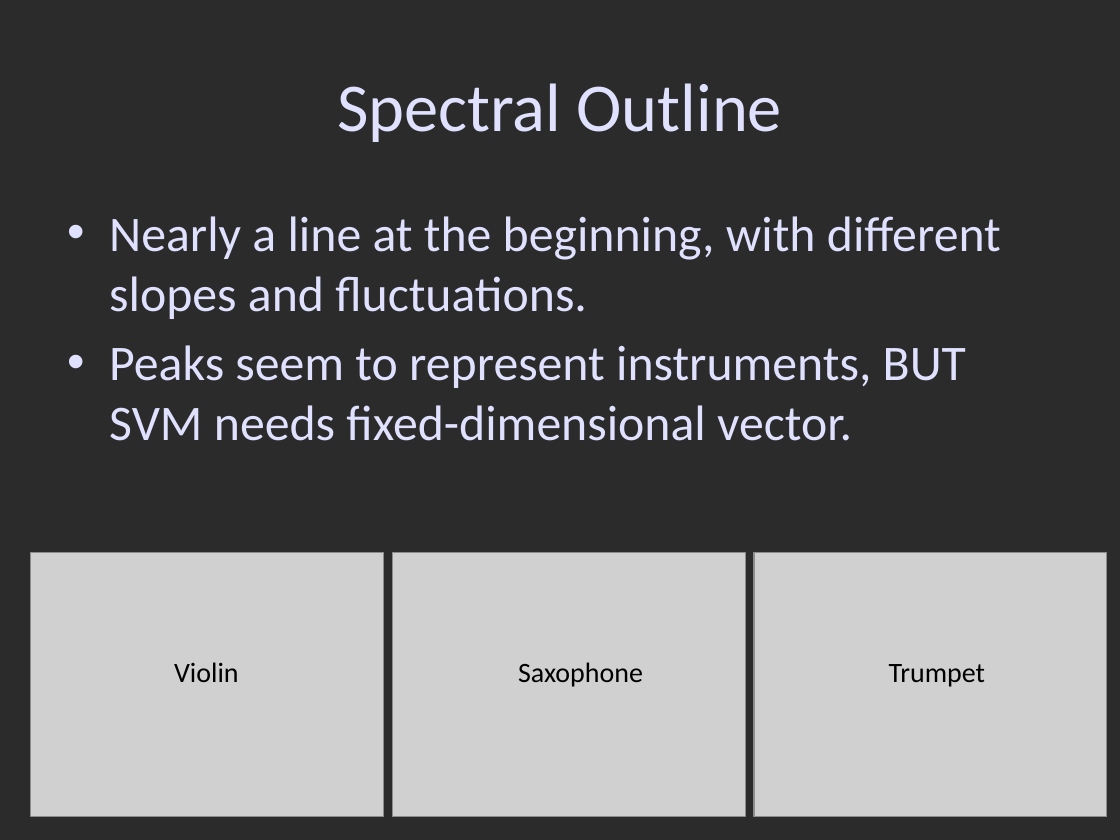
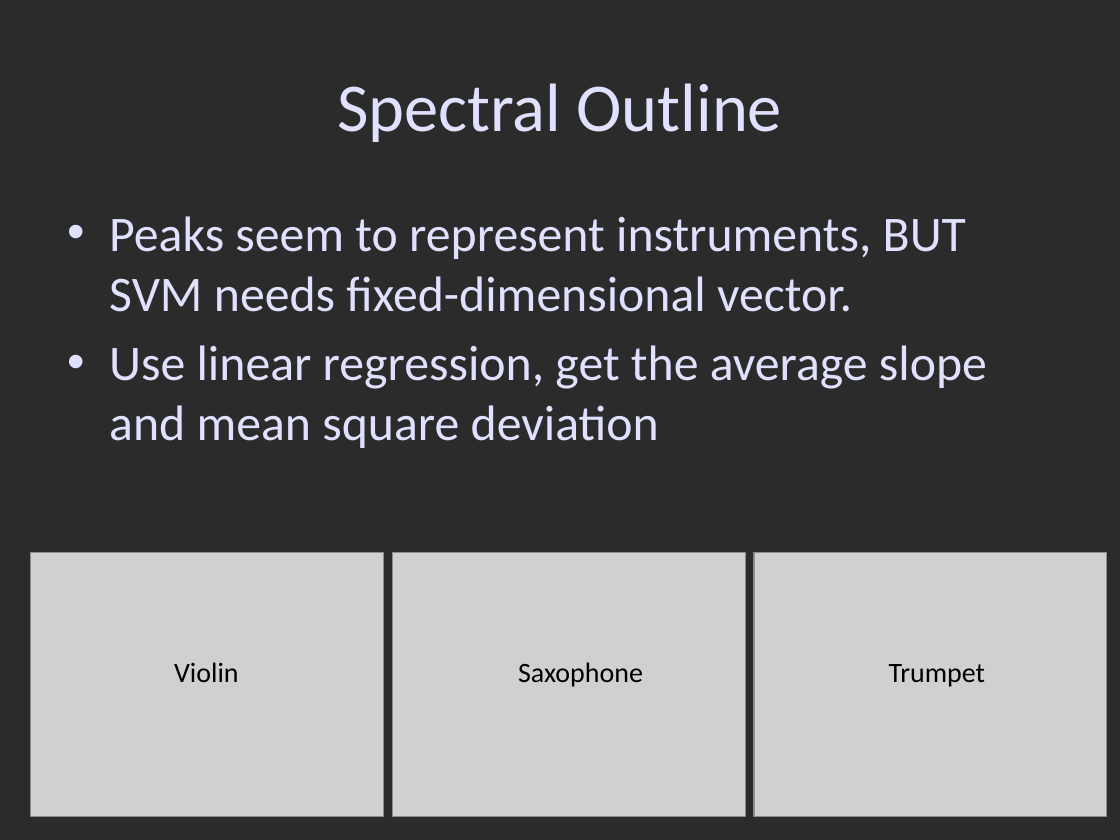
Before and after one commit to wiku30/Musical_Instrument_Classification, a slide deck: slide 16 of ppt/SST.pptx. Drawn at 1120x840 pixels with LibreOffice and Linux fonts; fonts in the diff are those of the drawing; grey boxes stand for pictures; background and template pictures are left out; a plain dark background stands for a picture behind light text. Boxes give left, top, right and bottom in pixels: in the first picture for what was removed or moved away, otherwise in the second. Text is boxed around its words. In the diff, an @@ line names an element or a change of style, - is before the commit and + after.

```diff
--- a/ppt/SST.pptx
+++ b/ppt/SST.pptx
@@ text at bbox=[109, 216, 1001, 319]: paragraph removed @@
-• Nearly a line at the beginning, with different slopes and fluctuations.
@@ text at bbox=[109, 345, 987, 448]: paragraph added @@
+• Use linear regression, get the average slope and mean square deviation
```
Also in this commit, not shown: 2 other files.
